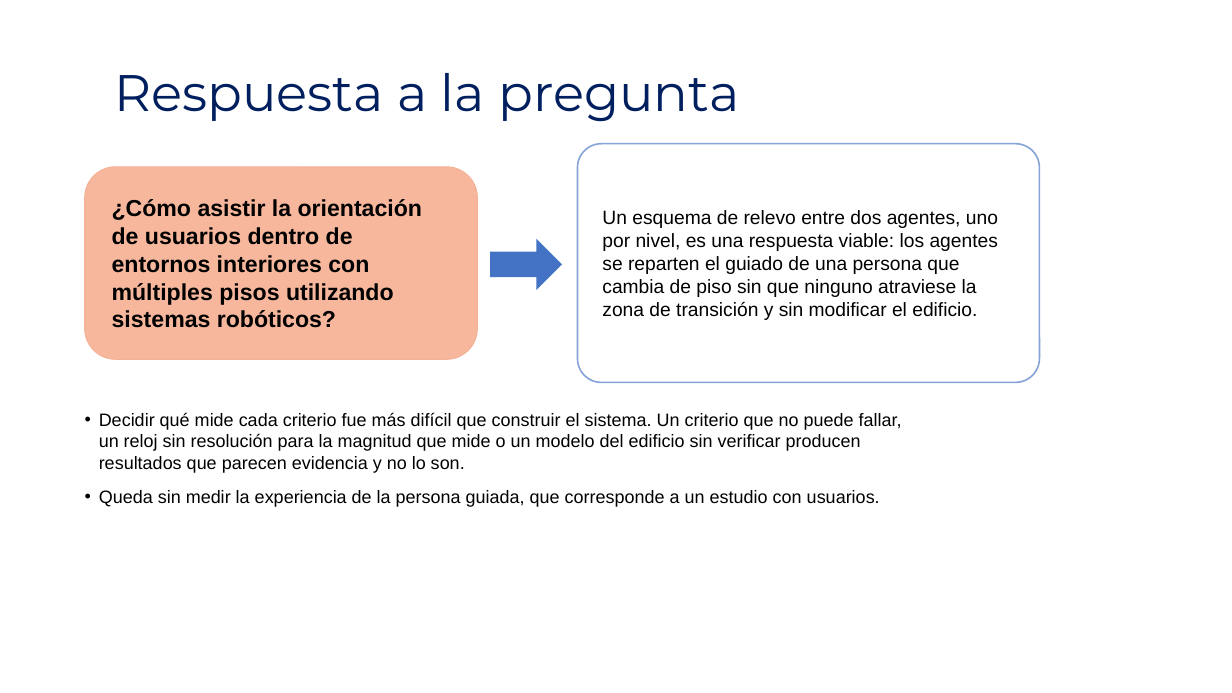
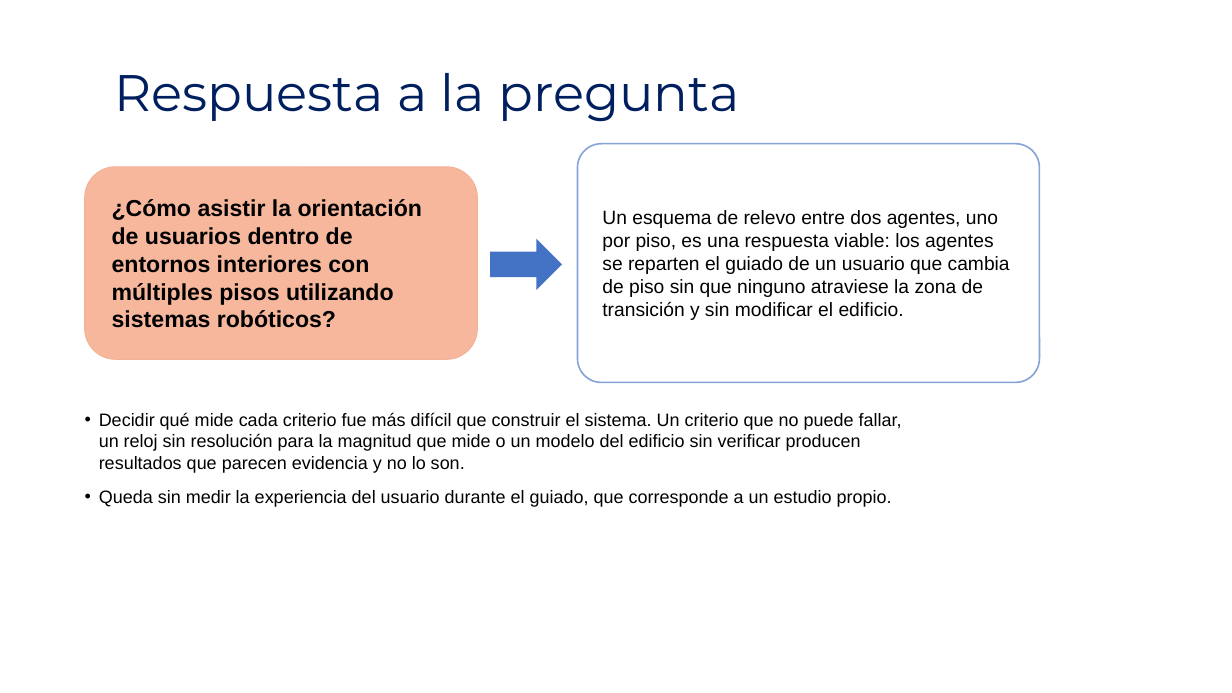
Before and after one commit to shdeza12/Collaborative-Mobile-Robot-System-for-Indoor-Navigation-Assistance-in-Multi-Level-Environments, a slide deck: slide 34 of Documentos/Presentacion/Presustentacion.pptx. Drawn at 1232x693 pixels with LibreOffice and Linux fonts; fonts in the diff are those of the drawing; background and template pictures are left out. Boxes give left, top, right and bottom in pixels: in the first picture for what was removed or moved away, otherwise in the second. Text is boxed around its words. In the diff, an @@ line names an element or a change of style, - is before the commit and + after.

Commit message:
El documento y la presentación dicen «el usuario» y «piso», y la tabla de términos queda en el repositorio
- Documento recortado: «el usuario» en lugar de «la persona» y «el visitante», y «piso» en lugar de «planta» y «nivel». Se conservan los objetivos oficiales, la métrica de continuidad entre niveles, las personas que no son el usuario y la planta como plano. Ninguna cifra cambia, y sigue en 80 páginas.
- El glosario define al usuario, y el resumen y el abstract dicen lo mismo.
- Versión larga: «el usuario» y «piso» en sus capítulos propios; «vehículo» y «nivel» siguen hasta fundirla con la recortada.
- Presentación y figura de topología con los mismos términos.
- Documentos/TERMINOS.md: la tabla de términos, lo que se conserva, dónde aplica y cómo comprobarlo. Entra al índice de guías, al plan, a la cronología y al sitio, que también trae las definiciones.
- generar_semanas.py aplica «piso» y deja intactas las citas entre comillas.

```diff
--- a/Documentos/Presentacion/Presustentacion.pptx
+++ b/Documentos/Presentacion/Presustentacion.pptx
@@ text in rounded rectangle at box(602, 210, 1010, 320): text changed @@
-Un esquema de relevo entre dos agentes, uno por nivel, es una respuesta viable: los agentes se reparten el guiado de una persona que cambia de piso sin que ninguno atraviese la zona de transición y sin modificar el edificio.
+Un esquema de relevo entre dos agentes, uno por piso, es una respuesta viable: los agentes se reparten el guiado de un usuario que cambia de piso sin que ninguno atraviese la zona de transición y sin modificar el edificio.
@@ text at box(99, 490, 892, 507): text changed @@
-• Queda sin medir la experiencia de la persona guiada, que corresponde a un estudio con usuarios.
+• Queda sin medir la experiencia del usuario durante el guiado, que corresponde a un estudio propio.
```
Also in this commit, not shown: 6 other slides changed, 36 other files.
